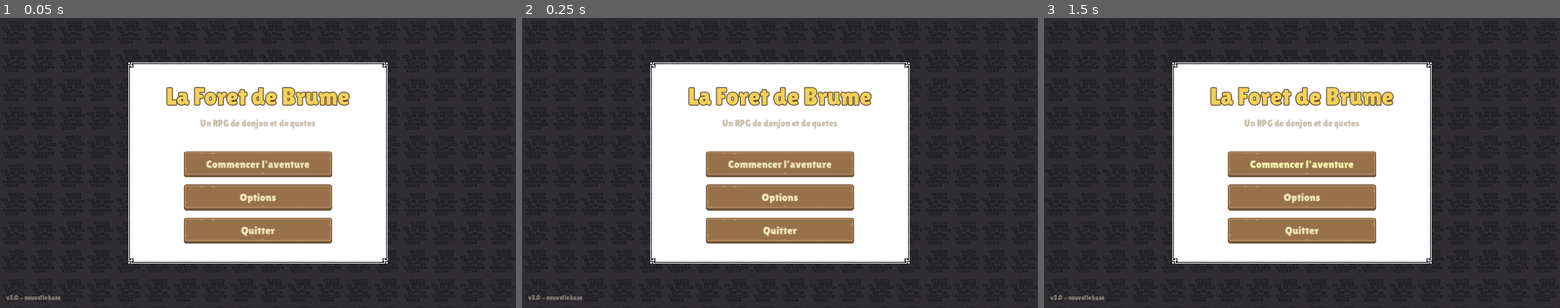
Above: before the commit, frames 1-3 (left to right).
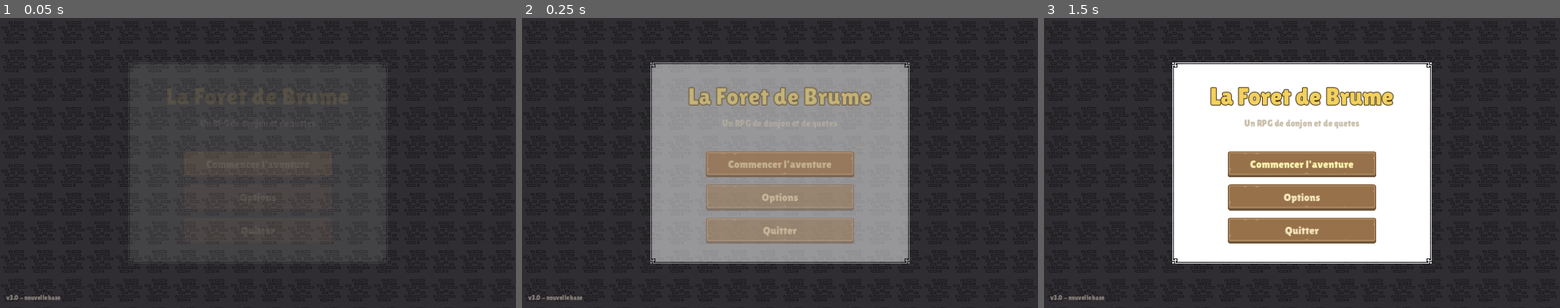
Above: after the commit, the same moments.

Repository: libertysand1982-png/Sand
Game: Godot game, scene res://scenes/MainMenu.tscn
The game is run twice, just before and just after one commit, with the same random seed, the same clock (stepped at 60 frames per second) and the same inputs.
Inputs:
- Up to frame 1 (0.05 s): no input
- Up to frame 2 (0.25 s): no input
- Up to frame 3 (1.5 s): click "Commencer l'aventure" at 0.5 s; click "Commencer l'aventure" at 1.25 s

The runs differ from the first frame. In frame 1, 34% of the frame differs, in the area x 24-76%, y 15-85%; in frame 2, 32%; in frame 3, nothing differs.
Error before the commit: Invalid access to property or key 'mouse_entered' on a base object of type 'null instance'. (res://scripts/MainMenu.gd:16)

Commit message:
Corrige le menu : acces par chemins de noeuds explicites
Les noms uniques %BtnCommencer/%Panneau n'etaient pas resolus a l'execution
(Node not found). Remplace par des chemins de noeuds complets vers les
boutons et le panneau dans MainMenu.gd.

Co-Authored-By: Claude Opus 4.8 <noreply@anthropic.com>
Claude-Session: https://claude.ai/code/session_01TLGVXnnqbKy8wnyLpkQH7c

Diff:
--- a/foret_de_brume/scripts/MainMenu.gd
+++ b/foret_de_brume/scripts/MainMenu.gd
@@ -2,10 +2,10 @@
 ## Menu principal de "La Foret de Brume".
 ## Branche les sons (survol / clic) et les actions des boutons.
 
-@onready var _bouton_commencer: Button = %BtnCommencer
-@onready var _bouton_options: Button = %BtnOptions
-@onready var _bouton_quitter: Button = %BtnQuitter
-@onready var _panneau: Control = %Panneau
+@onready var _panneau: Control = $Panneau
+@onready var _bouton_commencer: Button = $Panneau/Marges/Colonne/BtnCommencer
+@onready var _bouton_options: Button = $Panneau/Marges/Colonne/BtnOptions
+@onready var _bouton_quitter: Button = $Panneau/Marges/Colonne/BtnQuitter
 
 
 func _ready() -> void:
